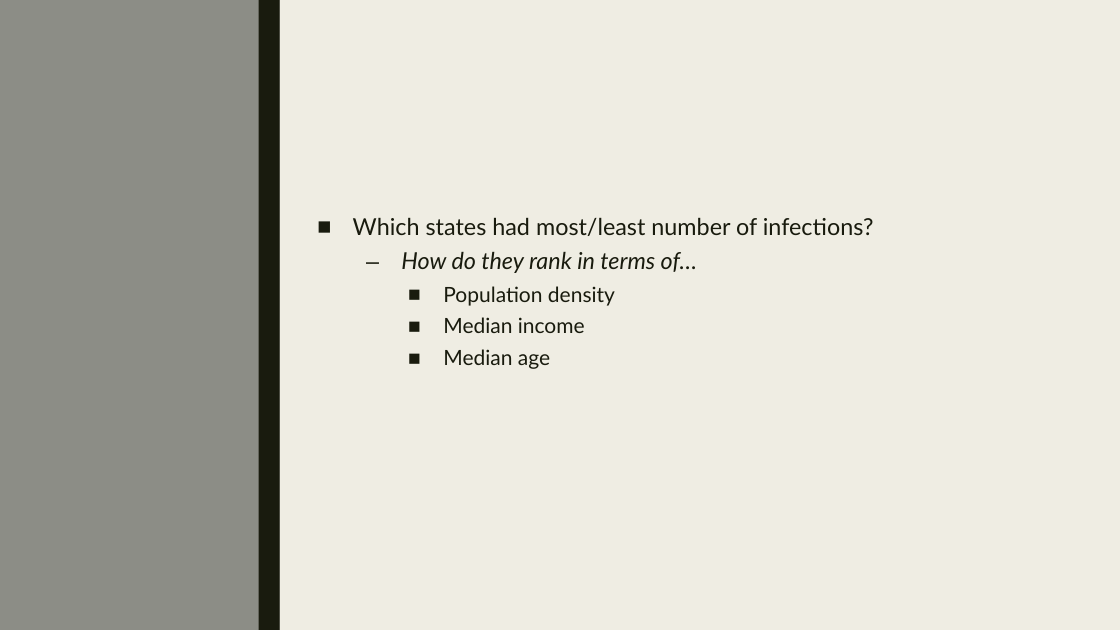
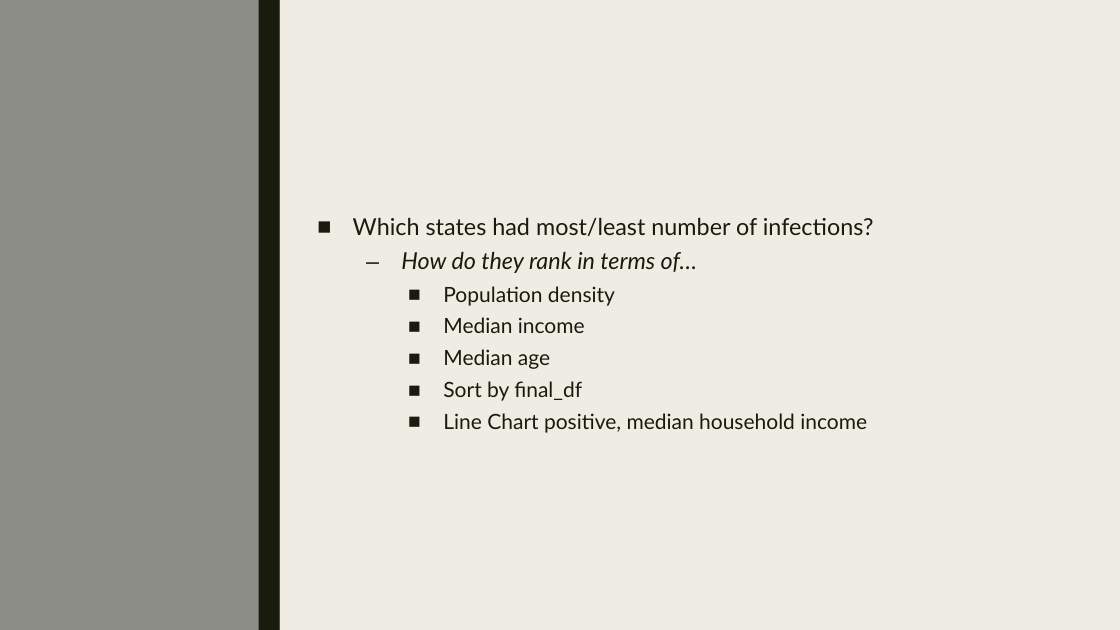
Before and after one commit to lcarbo/US_COVID_Project, a slide deck: slide 15 of COVID_Presentation.pptx (slide 14 before the commit). Drawn at 1120x630 pixels with LibreOffice and Linux fonts; fonts in the diff are those of the drawing. Boxes give left, top, right and bottom in pixels: in the first picture for what was removed or moved away, otherwise in the second. Text is boxed around its words. In the diff, an @@ line names an element or a change of style, - is before the commit and + after.

```diff
--- a/COVID_Presentation.pptx
+++ b/COVID_Presentation.pptx
@@ text at (x1=443, y1=381, x2=867, y2=433): paragraphs added @@
+    ■ Sort by final_df
+    ■ Line Chart positive, median household income
```
Also in this commit, not shown: 7 other slides changed, 1 slide added.
